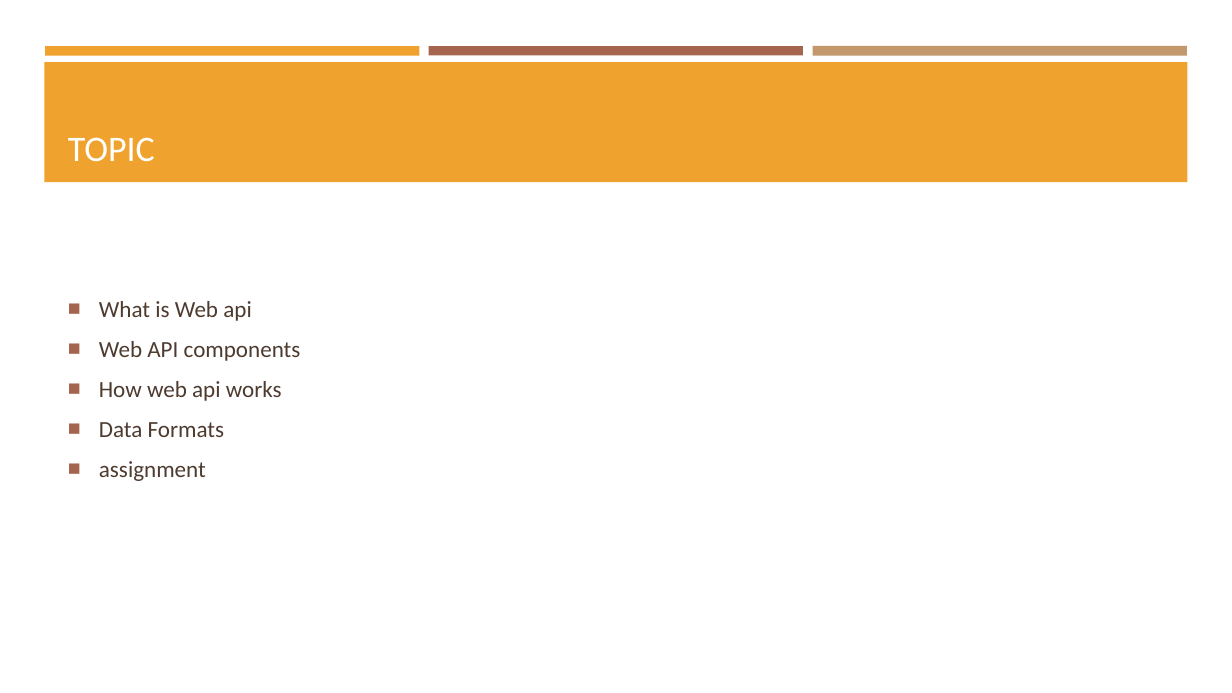
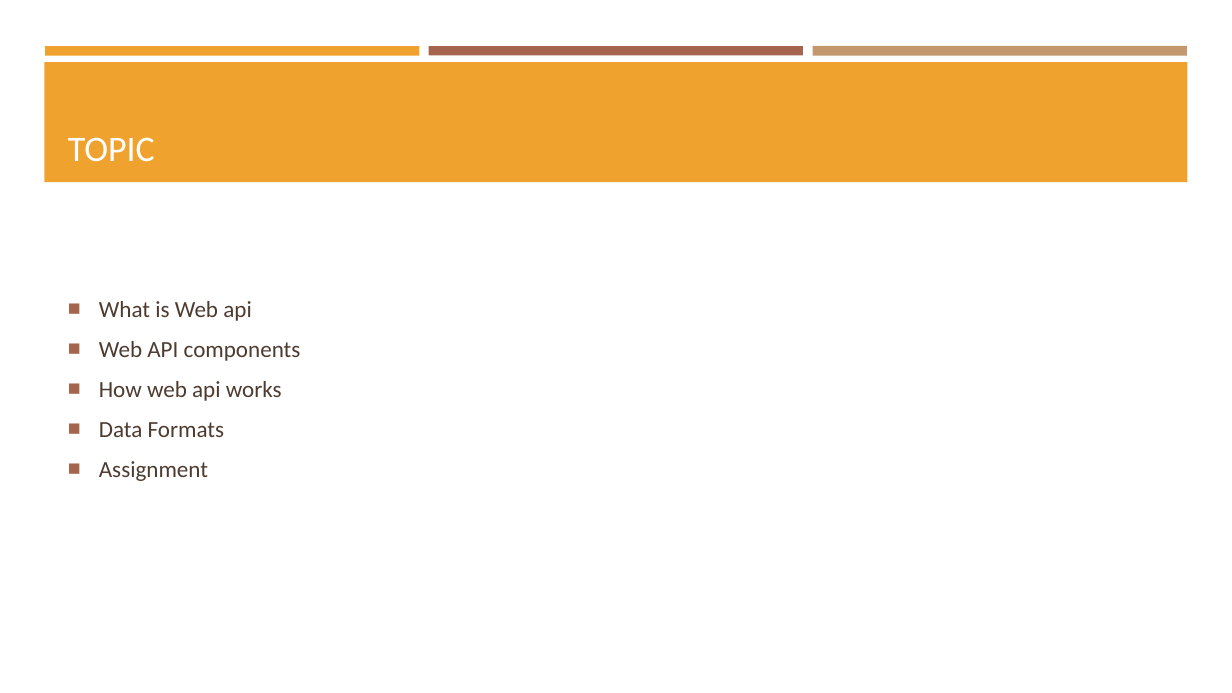
Before and after one commit to BunditSpace/Backend-Training, a slide deck: slide 2 of web api/Web API.pptx. Drawn at 1232x693 pixels with LibreOffice and Linux fonts; fonts in the diff are those of the drawing. Boxes give left, top, right and bottom in pixels: in the first picture for what was removed or moved away, otherwise in the second. Text is boxed around its words. In the diff, an @@ line names an element or a change of style, - is before the commit and + after.

```diff
--- a/web api/Web API.pptx
+++ b/web api/Web API.pptx
@@ text at (99, 461, 208, 481): text changed @@
-■ assignment
+■ Assignment
```
Also in this commit, not shown: 12 other files.
